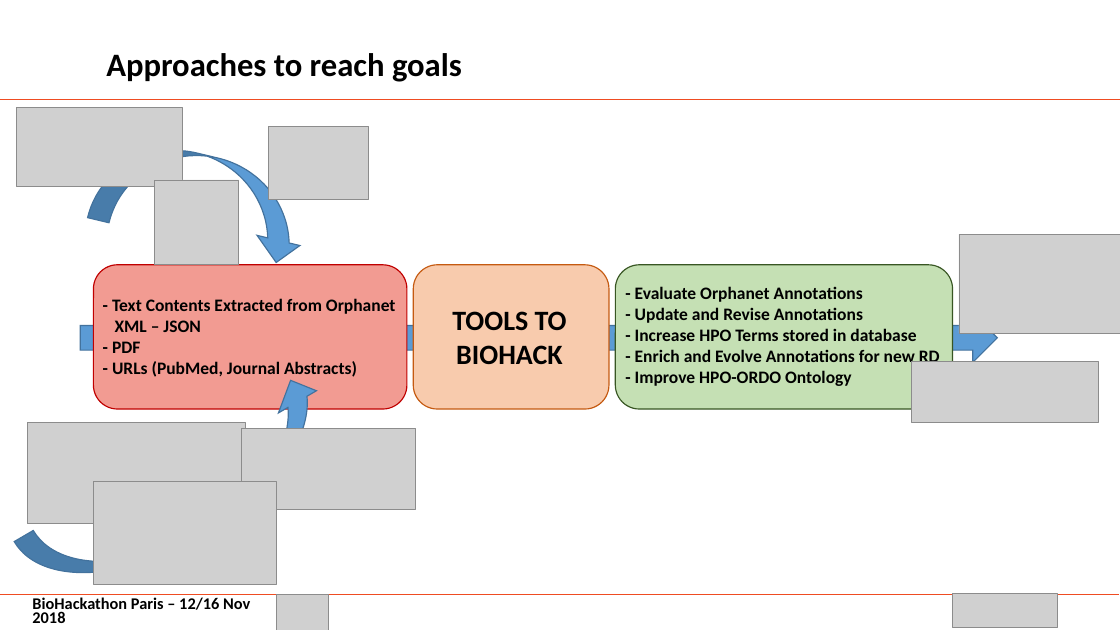
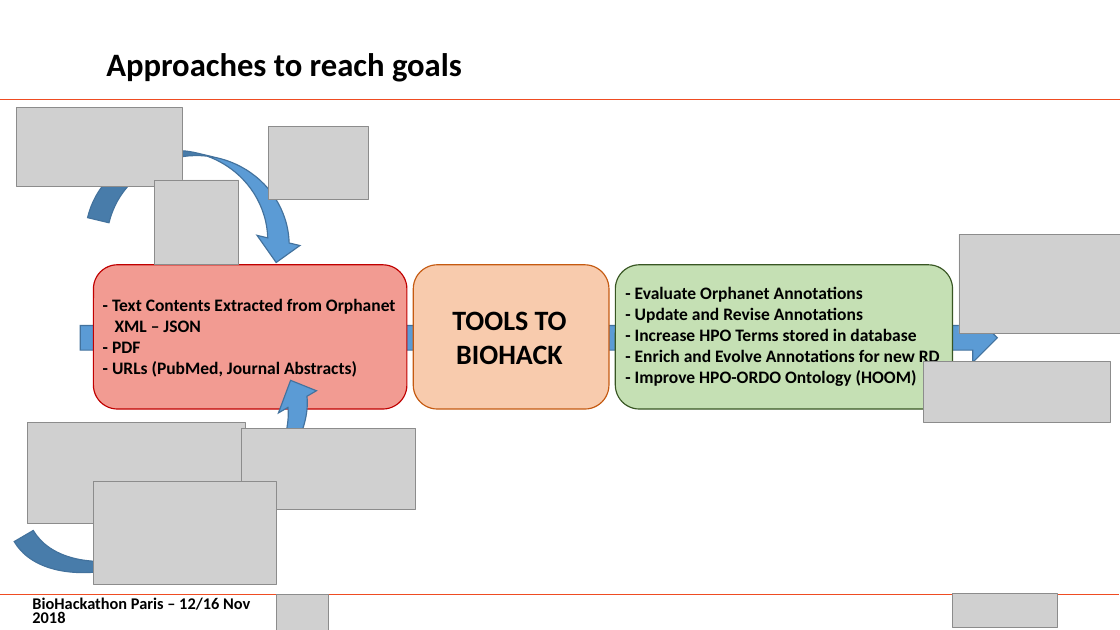
Before and after one commit to elixir-europe/BioHackathon, a slide deck: slide 6 of data/Improve Orphanet disease description knowledge by phenotypic automated recognition using scrapping toolkits/BH_Scrapping_David.pptx. Drawn at 1120x630 pixels with LibreOffice and Linux fonts; fonts in the diff are those of the drawing; grey boxes stand for pictures; background and template pictures are left out. Boxes give left, top, right and bottom in pixels: in the first picture for what was removed or moved away, otherwise in the second. Text is boxed around its words. In the diff, an @@ line names an element or a change of style, - is before the commit and + after.

```diff
--- a/data/Improve Orphanet disease description knowledge by phenotypic automated recognition using scrapping toolkits/BH_Scrapping_David.pptx
+++ b/data/Improve Orphanet disease description knowledge by phenotypic automated recognition using scrapping toolkits/BH_Scrapping_David.pptx
@@ text at <box>635,370,917,386</box>: text changed @@
-- Improve HPO-ORDO Ontology
+- Improve HPO-ORDO Ontology (HOOM)
@@ picture: place and size @@
-picture at <box>912,362,1099,423</box>
+picture at <box>924,362,1112,423</box>
```
Also in this commit, not shown: 5 other slides changed, 1 other file.
